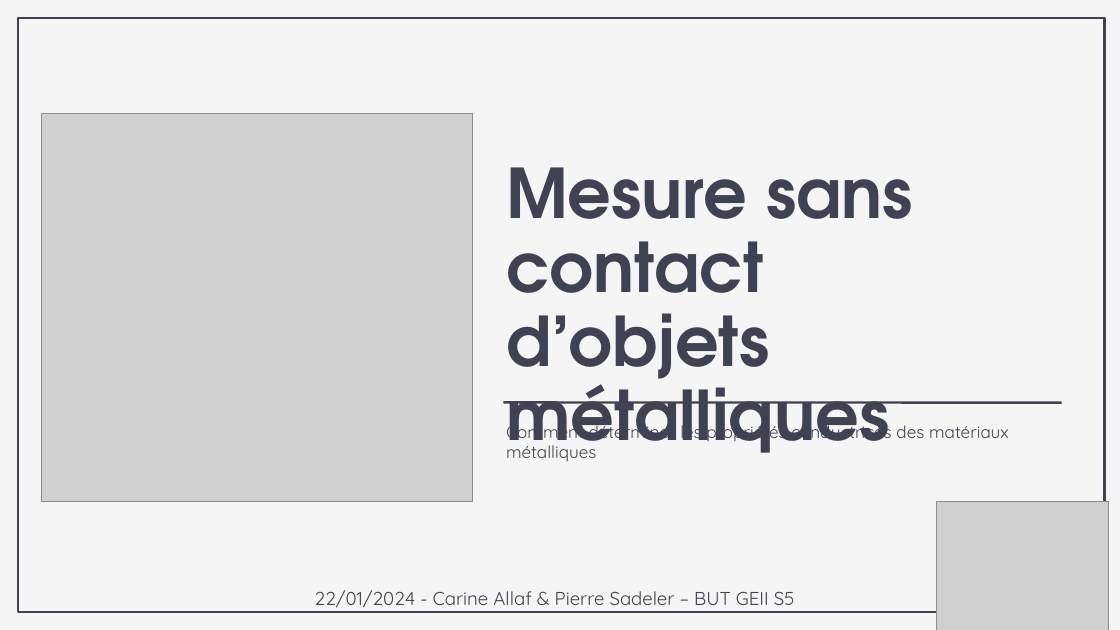
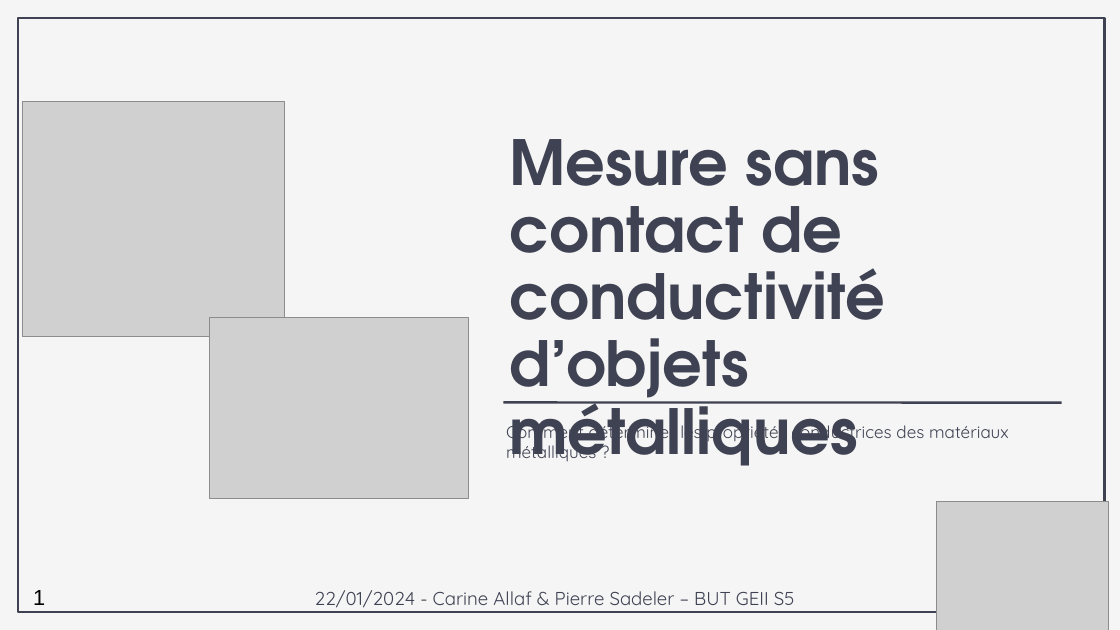
Before and after one commit to psadelerge1/mesures_sans_contact_obj_met, a slide deck: slide 1 of word/PP_Allaf_Sadeler.pptx. Drawn at 1120x630 pixels with LibreOffice and Linux fonts; fonts in the diff are those of the drawing; grey boxes stand for pictures. Boxes give left, top, right and bottom in pixels: in the first picture for what was removed or moved away, otherwise in the second. Text is boxed around its words. In the diff, an @@ line names an element or a change of style, - is before the commit and + after.

```diff
--- a/word/PP_Allaf_Sadeler.pptx
+++ b/word/PP_Allaf_Sadeler.pptx
@@ picture: place and size @@
-picture at bbox=[41, 114, 473, 502]
+picture at bbox=[22, 101, 284, 336]
@@ title at bbox=[510, 139, 886, 466]: text changed; size 44 to 40 pt @@
-Mesure sans contact d’objets métalliques
+Mesure sans contact de conductivité d’objets métalliques
@@ picture added at bbox=[209, 317, 468, 498] @@
@@ subtitle at bbox=[506, 420, 1009, 462]: text changed @@
-Comment déterminer les propriétés conductrices des matériaux métalliques
+Comment déterminer les propriétés conductrices des matériaux métalliques ?
@@ text added at bbox=[33, 590, 45, 605], 14 pt, text #000000 @@
+1
```
Also in this commit, not shown: 13 other slides changed, 1 other file.
